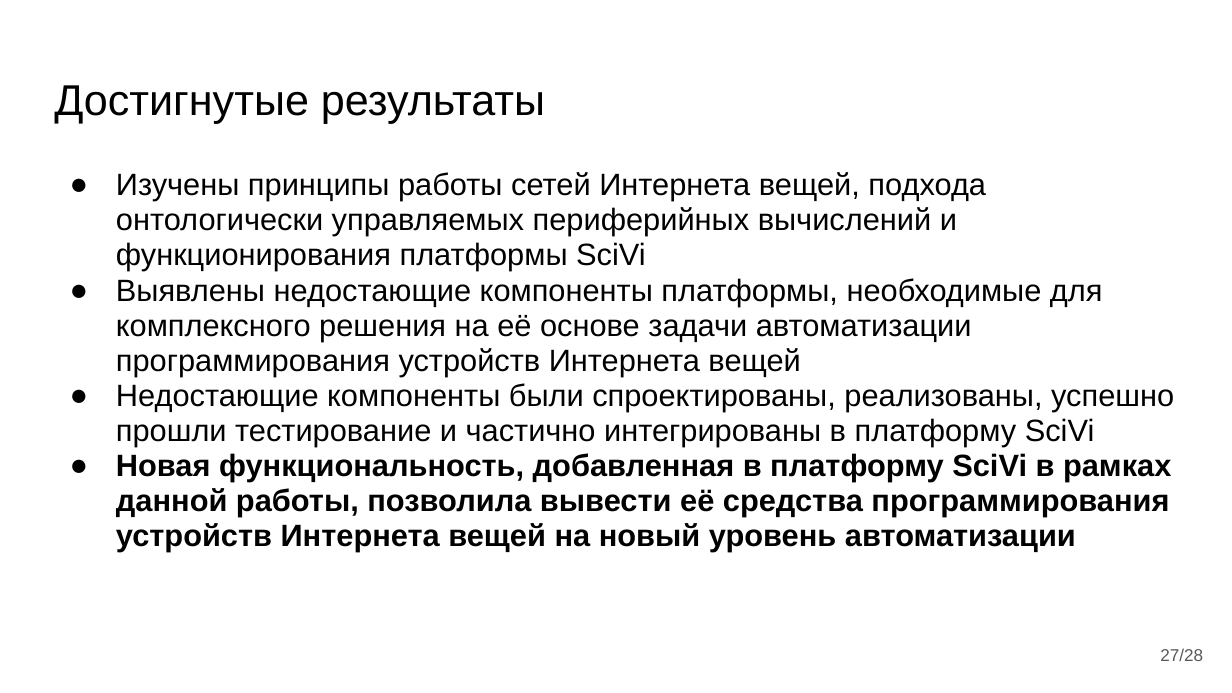
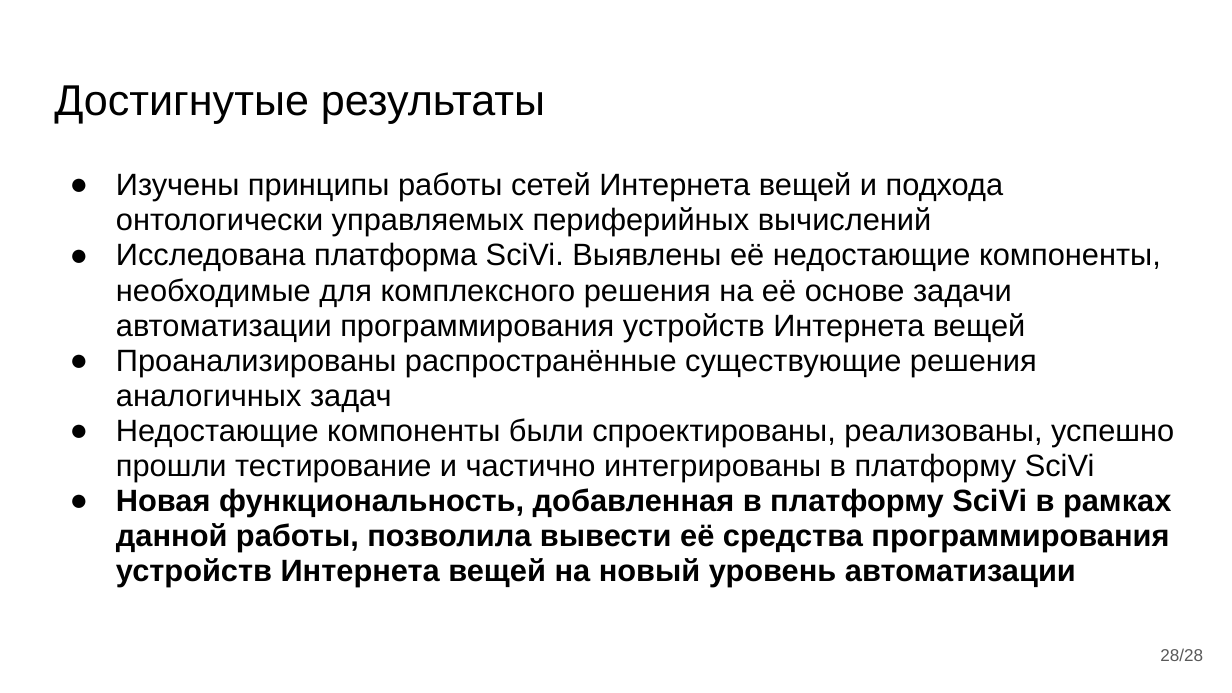
Before and after one commit to almiluk/bachelor_thesis, a slide deck: slide 28 of presentation/ВКР Лукьянов.pptx (slide 27 before the commit). Drawn at 1232x693 pixels with LibreOffice and Linux fonts; fonts in the diff are those of the drawing. Boxes give left, top, right and bottom in pixels: in the first picture for what was removed or moved away, otherwise in the second. Text is boxed around its words. In the diff, an @@ line names an element or a change of style, - is before the commit and + after.

```diff
--- a/presentation/ВКР Лукьянов.pptx
+++ b/presentation/ВКР Лукьянов.pptx
@@ text at (116, 172, 1161, 411): text changed @@
-● Изучены принципы работы сетей Интернета вещей, подхода онтологически управляемых периферийных вычислений и функционирования платформы SciVi
-● Выявлены недостающие компоненты платформы, необходимые для комплексного решения на её основе задачи автоматизации программирования устройств Интернета вещей
+● Изучены принципы работы сетей Интернета вещей и подхода онтологически управляемых периферийных вычислений
+● Исследована платформа SciVi. Выявлены её недостающие компоненты, необходимые для комплексного решения на её основе задачи автоматизации программирования устройств Интернета вещей
+● Проанализированы распространённые существующие решения аналогичных задач
@@ page number at (1160, 648, 1203, 661): text changed @@
-27/28
+28/28
```
Also in this commit, not shown: 14 other slides changed, 2 slides added, 1 other file.
